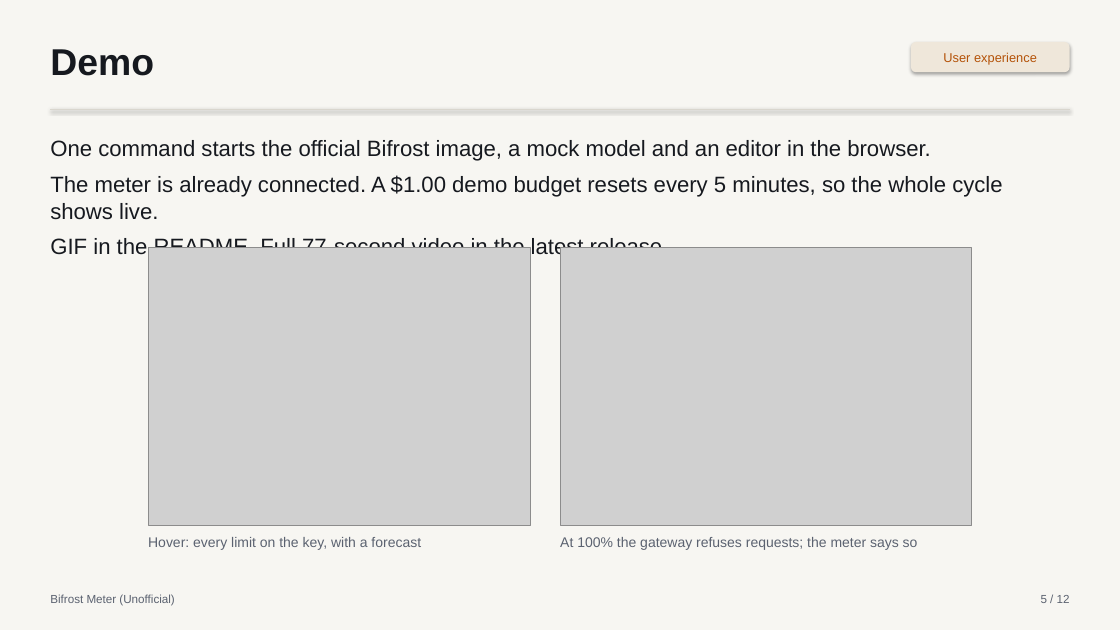
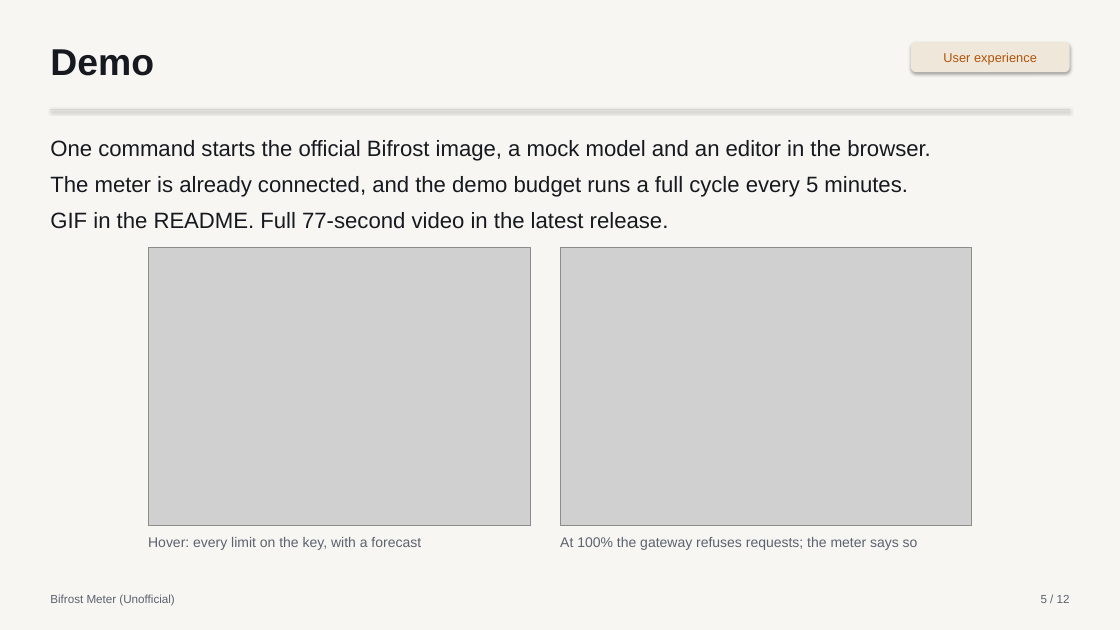
Before and after one commit to aimanmalib/bifrost-meter, a slide deck: slide 5 of deck/bifrost-meter.pptx. Drawn at 1120x630 pixels with LibreOffice and Linux fonts; fonts in the diff are those of the drawing; grey boxes stand for pictures. Boxes give left, top, right and bottom in pixels: in the first picture for what was removed or moved away, otherwise in the second. Text is boxed around its words. In the diff, an @@ line names an element or a change of style, - is before the commit and + after.

```diff
--- a/deck/bifrost-meter.pptx
+++ b/deck/bifrost-meter.pptx
@@ text at (50, 176, 908, 197): text changed @@
-The meter is already connected. A $1.00 demo budget resets every 5 minutes, so the whole cycle shows live.
+The meter is already connected, and the demo budget runs a full cycle every 5 minutes.
```
Also in this commit, not shown: 2 other files.
